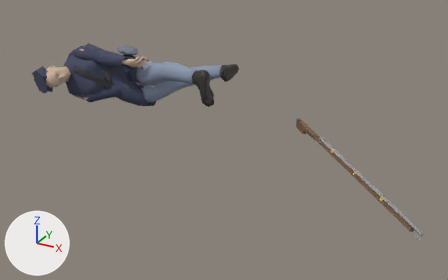
An edit to the FBX model app/Assets/ProjectOwned/Characters/Kit/union_a_near.fbx, drawn before and after from the same camera.
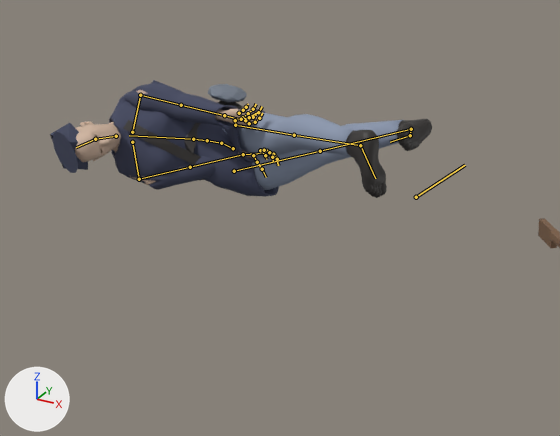
Old and new are each drawn whole from a 50 mm lens placed at (1.84, -3.83, 1.48), pointed at (0.02, -0.52, -0.18) and again close up on the part from 1% to 69% of the width and 0% to 84% of the height. The axes (+X, +Y, +Z) are drawn at lower left. The lights are the same throughout. The first two pictures are the older version. Both versions are drawn at the pose saved in each file; the numbers are the values there. The bones that change, and the others that lie on the model, are drawn over the model as lines in the close-ups.

The first close-up shows 'union_a_body', 'union_a_body_belt', 'union_a_body_brogans', 'union_a_body_canteen', 'union_a_body_cartsling', 'union_a_body_coat', 'union_a_body_haversack', 'union_a_body_kepi', 'union_a_body_trousers' and 1 more.
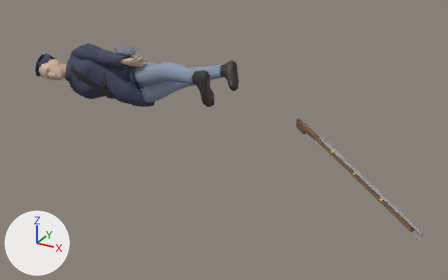
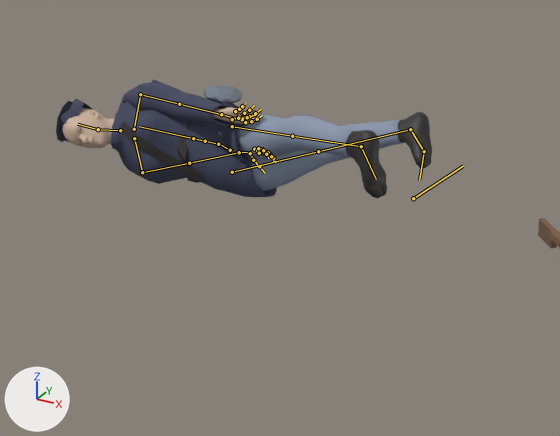
The change in detail:
Bone 'Root' (bone_root) moves from (-0.22, 0.02, -0.16) to (-0.22, 0.0, -0.16).
Bone 'pelvis' (bone_pelvis) turns from (0, 3, 1) to (0, 0, 0) degrees about its own x, y and z.
Bone 'spine_01' (bone_spine_01) turns from (9, 6, 0) to (0, 0, 0) degrees about its own x, y and z.
Bone 'spine_02' (bone_spine_02) turns from (19, 3, 4) to (10, 1, 0) degrees about its own x, y and z.
Bone 'spine_03' (bone_spine_03) turns from (9, 3, 2) to (6, 0, 0) degrees about its own x, y and z.
Bone 'upperarm_l' (bone_upperarm_l) turns from (136, 23, 107) to (-32, 134, -63) degrees about its own x, y and z.
Bone 'index_02_l' (bone_index_02_l) turns from (19, 0, 0) to (10, 0, 0) degrees about its own x, y and z.
Bone 'middle_02_l' (bone_middle_02_l) turns from (19, 0, 0) to (10, 0, 0) degrees about its own x, y and z.
Bone 'middle_03_l' (bone_middle_03_l) turns from (14, 0, 0) to (7, 0, 0) degrees about its own x, y and z.
Bone 'pinky_03_l' (bone_pinky_03_l) turns from (14, 0, 0) to (7, 0, 0) degrees about its own x, y and z.
Bone 'ring_02_l' (bone_ring_02_l) turns from (19, 0, 0) to (10, 0, 0) degrees about its own x, y and z.
Bone 'thumb_02_l' (bone_thumb_02_l) turns from (0, 0, 13) to (0, 0, 7) degrees about its own x, y and z.
Bone 'thumb_03_l' (bone_thumb_03_l) turns from (0, 0, 10) to (0, 0, 5) degrees about its own x, y and z.
Bone 'upperarm_r' (bone_upperarm_r) turns from (-19, 158, 52) to (0, 147, 61) degrees about its own x, y and z.
Bone 'index_03_r' (bone_index_03_r) turns from (14, 0, 0) to (9, 0, 0) degrees about its own x, y and z.
Bone 'middle_03_r' (bone_middle_03_r) turns from (14, 0, 0) to (9, 0, 0) degrees about its own x, y and z.
Bone 'ring_03_r' (bone_ring_03_r) turns from (14, 0, 0) to (9, 0, 0) degrees about its own x, y and z.
Bone 'thumb_02_r' (bone_thumb_02_r) turns from (0, 0, -13) to (0, 0, -8) degrees about its own x, y and z.
Bone 'neck_01' (bone_neck_01) turns from (14, -1, 7) to (0, -4, -2) degrees about its own x, y and z.
Bone 'head' (bone_head) turns from (18, -6, 14) to (0, -5, -5) degrees about its own x, y and z.
Bone 'thigh_l' (bone_thigh_l) turns from (70, 105, 71) to (79, 104, 79) degrees about its own x, y and z.
Bone 'thigh_r' (bone_thigh_r) turns from (42, 44, 14) to (41, 41, 13) degrees about its own x, y and z.
Bone 'foot_r' (bone_foot_r) turns from (-1, -27, -42) to (0, 0, 0) degrees about its own x, y and z.

Location of each change, [x1, y1, x2, y2] in pixels of the close-ups (560 x 436 px):
'union_a_body_coat', posed
    before: [109, 80, 279, 197]
    after: [111, 79, 277, 197]
'union_a_body_trousers', posed
    before: [223, 112, 402, 190]
    after: [218, 114, 402, 191]
'union_a_body_brogans', posed (9% taller)
    before: [346, 119, 432, 198]
    after: [346, 112, 432, 198]
'union_a_body', posed
    before: [75, 90, 279, 186]
    after: [62, 103, 263, 148]
'union_a_body_cartsling', posed
    before: [124, 120, 201, 165]
    after: [119, 122, 203, 182]
'union_a_body_kepi', posed
    before: [50, 123, 88, 173]
    after: [56, 99, 93, 142]
'union_a_body_canteen', posed
    before: [208, 84, 247, 102]
    after: [203, 85, 242, 104]
'union_a_body_belt', posed (20% wider, 7% taller)
    before: [184, 123, 203, 181]
    after: [176, 121, 199, 183]
'union_a_body_haversack', posed (mostly hidden)
    before: [217, 101, 243, 110]
    after: [217, 102, 238, 108]
bone 'Root', root to tip
    before: (416, 197) to (465, 165)
    after: (413, 198) to (463, 166)
bone 'pelvis', root to tip
    before: (233, 148) to (220, 142)
    after: (230, 150) to (217, 143)
bone 'spine_01', root to tip
    before: (221, 143) to (207, 140)
    after: (218, 144) to (205, 141)
bone 'spine_02', root to tip
    before: (207, 140) to (193, 139)
    after: (205, 141) to (193, 138)
bone 'spine_03', root to tip
    before: (193, 139) to (129, 135)
    after: (193, 138) to (139, 126)
bone 'upperarm_l', root to tip
    before: (140, 95) to (181, 105)
    after: (140, 94) to (179, 104)
bone 'index_02_l', root to tip
    before: (255, 122) to (259, 118)
    after: (251, 121) to (257, 119)
bone 'middle_02_l', root to tip
    before: (253, 117) to (258, 112)
    after: (249, 116) to (255, 113)
bone 'middle_03_l', root to tip
    before: (258, 112) to (262, 106)
    after: (255, 113) to (261, 109)
bone 'pinky_03_l', root to tip
    before: (246, 107) to (248, 104)
    after: (242, 106) to (245, 103)
bone 'ring_02_l', root to tip
    before: (248, 113) to (253, 109)
    after: (244, 113) to (249, 110)
bone 'thumb_02_l', root to tip
    before: (241, 119) to (249, 117)
    after: (238, 118) to (247, 117)
bone 'thumb_03_l', root to tip
    before: (249, 117) to (256, 113)
    after: (247, 117) to (255, 115)
bone 'upperarm_r', root to tip
    before: (139, 179) to (190, 167)
    after: (142, 172) to (189, 163)
bone 'index_03_r', root to tip
    before: (277, 160) to (278, 165)
    after: (273, 158) to (275, 162)
bone 'middle_03_r', root to tip
    before: (277, 159) to (278, 165)
    after: (271, 156) to (274, 161)
bone 'ring_03_r', root to tip
    before: (272, 157) to (273, 162)
    after: (266, 154) to (268, 158)
bone 'thumb_02_r', root to tip
    before: (257, 162) to (262, 169)
    after: (253, 160) to (259, 166)
bone 'neck_01', root to tip
    before: (116, 136) to (95, 139)
    after: (120, 130) to (98, 129)
bone 'head', root to tip
    before: (95, 139) to (76, 147)
    after: (98, 129) to (77, 124)
bone 'thigh_l', root to tip
    before: (235, 125) to (294, 135)
    after: (232, 126) to (292, 136)
bone 'thigh_r', root to tip
    before: (234, 171) to (320, 151)
    after: (232, 172) to (318, 151)
bone 'foot_r', root to tip
    before: (411, 129) to (410, 135)
    after: (410, 129) to (424, 151)
